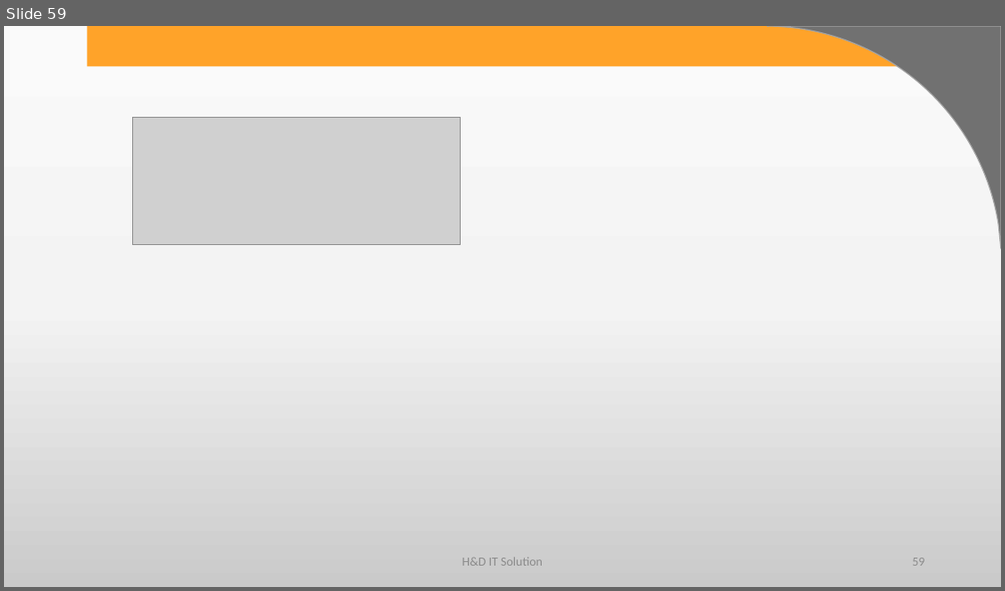
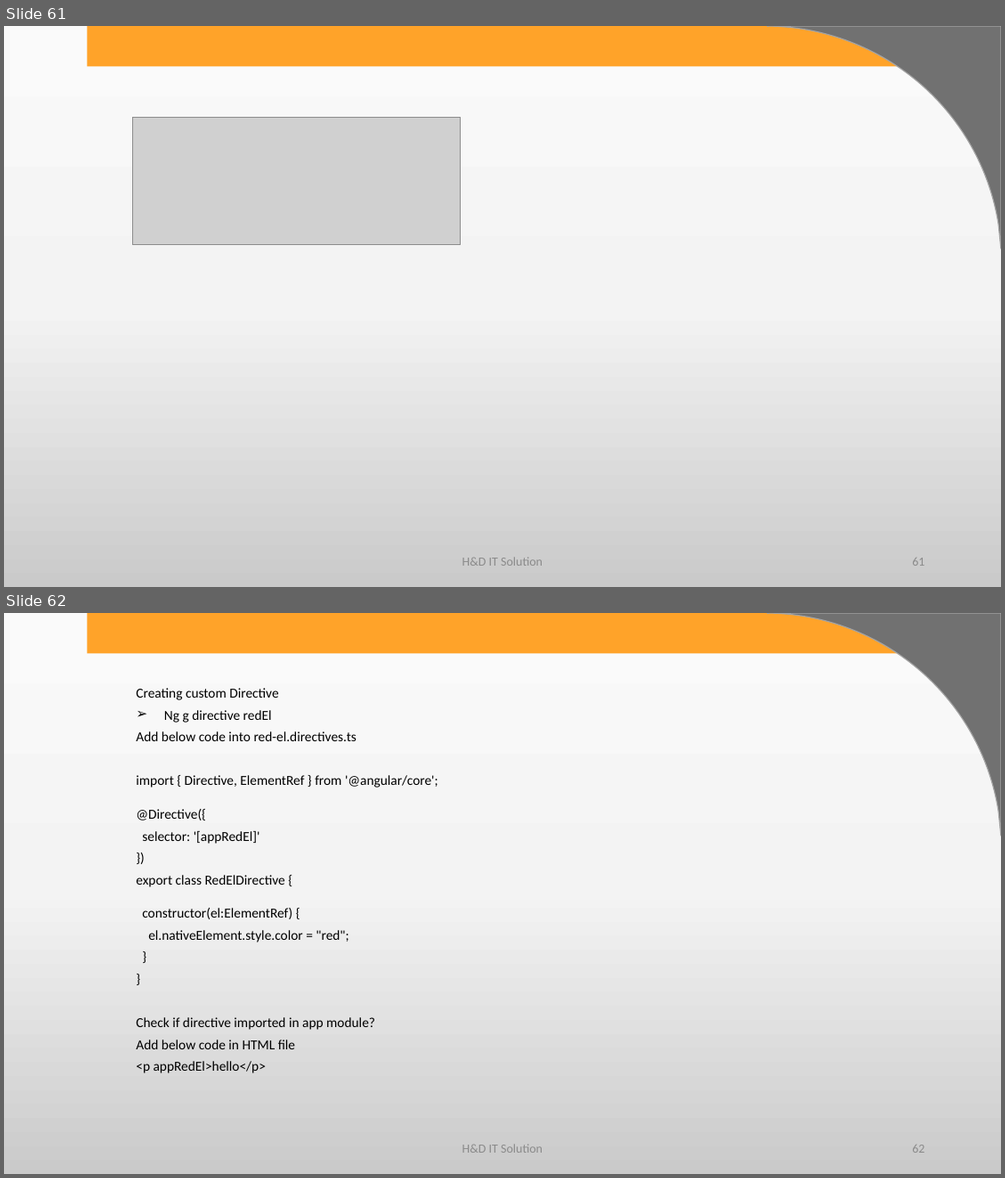
Before and after one commit to harshadasawant/infiniteAngular, a slide deck: ppt/ANGULAR.pptx. Shown one above the other, each under a label of ours: slide 59 before the commit, slides 61 and 62 after it. The pictures are 1005x591 and 1005x1178 pixels, drawn with LibreOffice and Linux fonts; fonts in the diff are those of the drawing; grey boxes stand for pictures; background and template pictures are left out. Boxes give left, top, right and bottom in pixels: in the first picture for what was removed or moved away, otherwise in the second. Text is boxed around its words. In the diff, an @@ line names an element or a change of style, - is before the commit and + after.

Commit message:
added module and component ng g c comp_name

```diff
--- a/ppt/ANGULAR.pptx
+++ b/ppt/ANGULAR.pptx
@@ slide 62 added at (4,613,1001,1174), background gradient #FBFBFB to #F4F4F4 to #CBCBCB; not listed: 2 template elements that a slide beside it also shows @@
@@ subtitle added at (136,688,438,1073), 13.2 pt, text #000000 @@
+Creating custom Directive
+➢ Ng g directive redEl
+Add below code into red-el.directives.ts
+import { Directive, ElementRef } from '@angular/core';
+@Directive({
+selector: '[appRedEl]'
+})
+export class RedElDirective {
+constructor(el:ElementRef) {
+el.nativeElement.style.color = "red";
+}
+}
+Check if directive imported in app module?
+Add below code in HTML file
+<p appRedEl>hello</p>
@@ text added at (462,1143,542,1152), 12 pt, text #8C8C8C @@
+H&D IT Solution
@@ page number added at (912,1144,924,1152), 12 pt, text #8C8C8C @@
+62
@@ what was slide 59 is now slide 61 @@
@@ page number at (912,557,924,565): text changed @@
-59
+61
```
Also in this commit, not shown: 8 other slides added, 12 other files.
